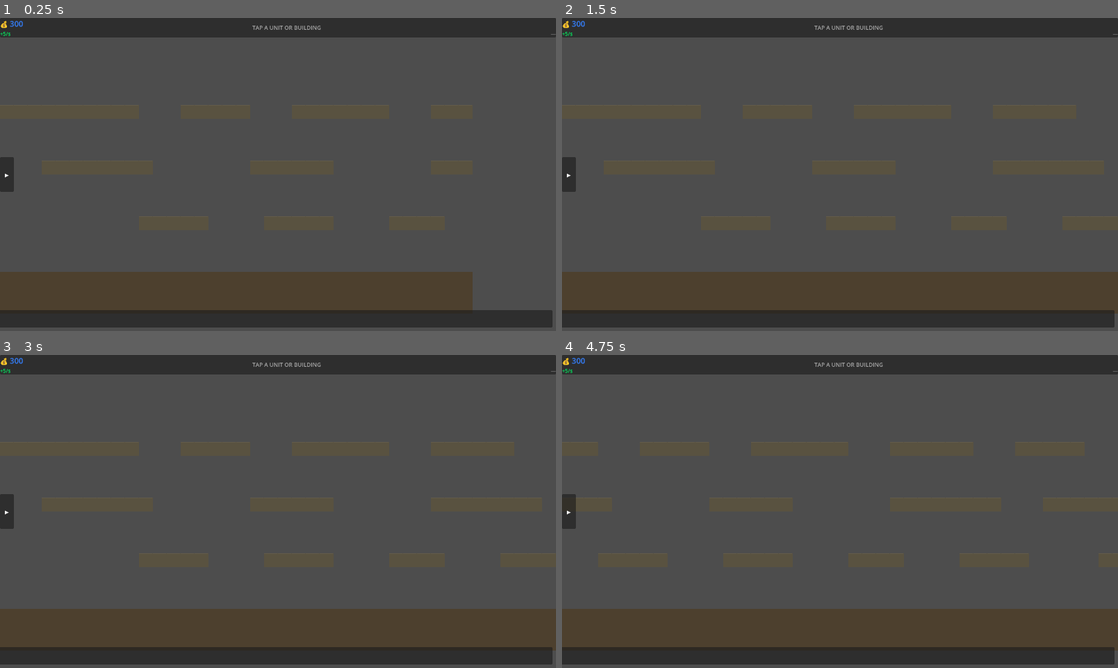
Above: before the commit, frames 1-4 (two rows, left to right).
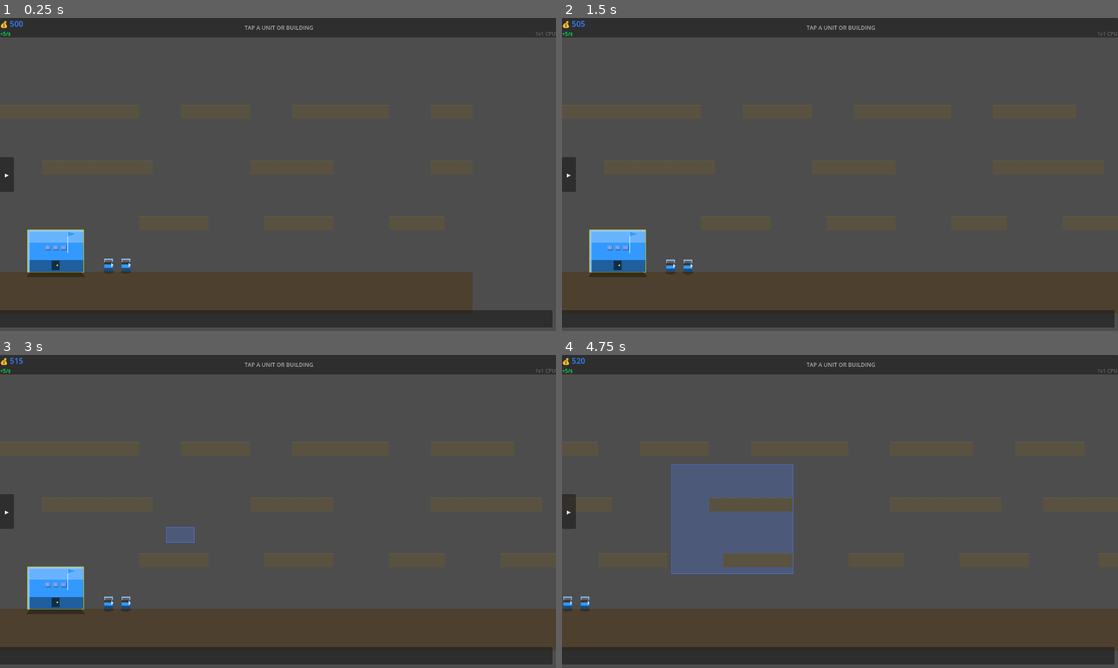
Above: after the commit, the same moments.

Repository: infinitybiscuit/fortress-command
Game: Godot game, scene res://scenes/game/game_scene.tscn
Two runs of this game, one before a commit and one after it. Both use one fixed random seed, a clock stepped at 60 frames per second and the inputs below.
Inputs (mouse positions are in pixels of both pictures, inside the frame that each line leads up to):
- Up to frame 1 (0.25 s): no input
- Up to frame 2 (1.5 s): click "▸" at 0.5 s; click "✕" at 1.25 s
- Up to frame 3 (3 s): tap A at 2, 2.75 s; move the mouse to (400, 495) at 2.02 s; hold Right (ui_right) 2.03-2.75 s; click (400, 495) at 2.17 s; drag from (166, 527) to (250, 574) at 2.77 s
- Up to frame 4 (4.75 s): tap A at 3.5, 4.25 s; move the mouse to (895, 442) at 3.52 s; hold Right (ui_right) 3.53-4.25 s; click (895, 442) at 3.67 s; drag from (812, 574) to (673, 464) at 4.27 s

The runs differ from the first frame. In frame 1, 1.8% of the frame differs, in the area x 1-100%, y 0-83%; in frame 2, 1.8%; in frame 3, 2.1%; in frame 4, 6.8%, in the area x 0-100%, y 0-82%.
Error before the commit: Parse Error: Identifier "world_pos" not declared in the current scope. (res://scripts/game/game_scene.gd:606)

Commit message:
fix: restructure mouse handling — world_pos at function scope, left/right as sibling if/elif branches

Diff:
--- a/godot/scripts/game/game_scene.gd
+++ b/godot/scripts/game/game_scene.gd
@@ -571,35 +571,36 @@
 	if get_viewport().gui_get_hovered_control() != null:
 		return
 
-	if event is InputEventMouseButton and event.button_index == MOUSE_BUTTON_LEFT:
+	if event is InputEventMouseButton:
 		var world_pos: Vector2 = get_global_mouse_position()
 
-		if event.pressed:
-			# Begin drag selection
-			_drag_start = world_pos
-			_is_dragging = false
-		else:
-			# Mouse button released — check for drag-to-select
-			if _is_dragging:
-				var own_unit: Node = _unit_at_point(world_pos, 0)
-				if own_unit == null:
-					# Dragged on empty ground — select all player units in rect
+		if event.button_index == MOUSE_BUTTON_LEFT:
+			if event.pressed:
+				# Begin drag selection
+				_drag_start = world_pos
+				_is_dragging = false
+			else:
+				# Mouse button released — check for drag-to-select
+				if _is_dragging:
+					var own_unit: Node = _unit_at_point(world_pos, 0)
+					if own_unit == null:
+						# Dragged on empty ground — select all player units in rect
+						_clear_selection()
+						for unit in all_units:
+							if is_instance_valid(unit) and unit.faction == 0:
+								if _drag_rect.intersects(unit.get_bounds()):
+									select_unit(unit)
+				_is_dragging = false
+				queue_redraw()
+			return
+
+		elif event.button_index == MOUSE_BUTTON_RIGHT:
+			if event.pressed:
+				if selected_units.size() > 0 or _selected_building != null:
 					_clear_selection()
-					for unit in all_units:
-						if is_instance_valid(unit) and unit.faction == 0:
-							if _drag_rect.intersects(unit.get_bounds()):
-								select_unit(unit)
-			_is_dragging = false
-			queue_redraw()
-		return
-
-	if event is InputEventMouseButton and event.button_index == MOUSE_BUTTON_RIGHT:
-		if event.pressed:
-			# Right-click always cancels selection
-			if selected_units.size() > 0 or _selected_building != null:
-				_clear_selection()
-		return
-
+			return
+
+		# Remaining logic only fires for left-button press (not release, not right-click)
 		if event.pressed:
 			# Build placement mode takes priority
 			if _pending_build_type != "":
